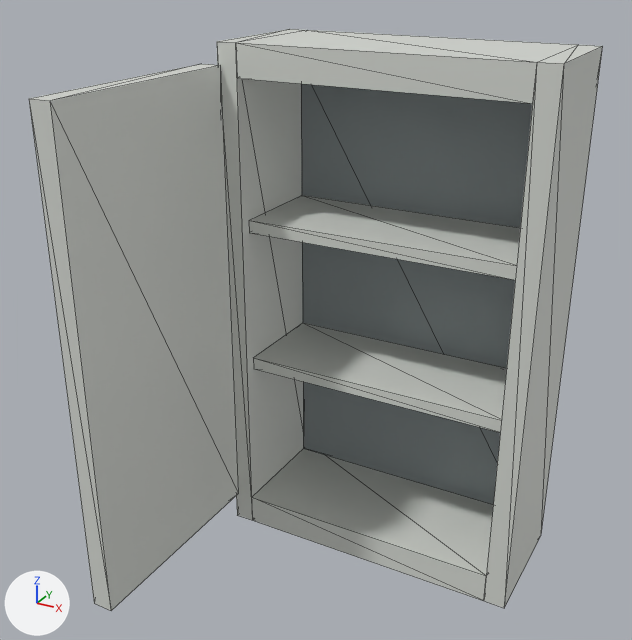
A saved change to the glTF model s2/models/props_common/fridge_open.glb.
Both versions are drawn from a camera (50 mm lens) standing at (0.974, -1.854, 1.754) and looking at (-0.05, 0.009, 0.822). The lights are fixed; the arrows at lower left show +X, +Y and +Z. The picture after the commit comes second. Mesh edges are drawn as thin lines. Vertices at exactly the same position are counted once.

Before the edit, the objects in view are built like this:
```python
me_fridge_open = bpy.data.meshes.new('fridge_open')
me_fridge_open.from_pydata(...)  # 60 vertices, 108 faces; spans x -0.5..0.5, y -0.5..0.5, z 0.0..1.5
me_fridge_open.materials.append(mat_defaultmaterial)
ob_fridge_open = bpy.data.objects.new('fridge_open', me_fridge_open)
ob_fridge_open.location = (0.0, 0.0, 0.0)
```
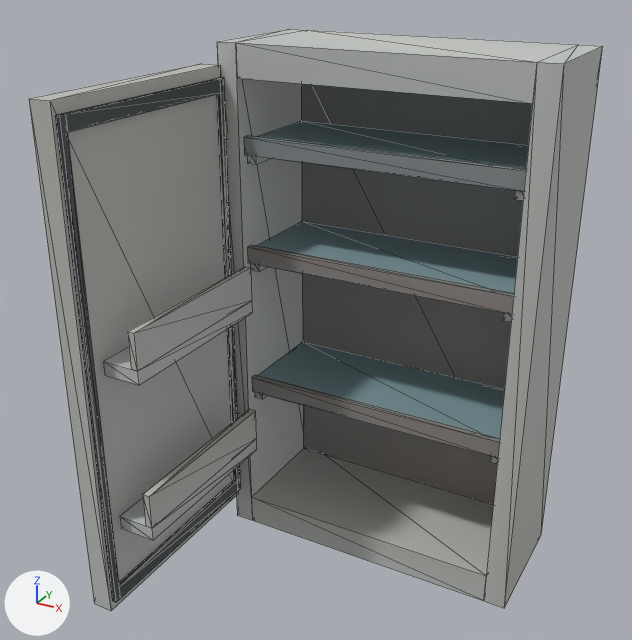
Where the change shows, as pixel boxes [x1, y1, x2, y2] in the pictures (632 x 640 px):
```json
{"part": 1, "of": "me_fridge_open", "change": "added", "after": [252, 375, 500, 458]}
{"part": 2, "of": "me_fridge_open", "change": "added", "after": [247, 245, 514, 314]}
{"part": 3, "of": "me_fridge_open", "change": "added", "after": [244, 135, 526, 191]}
{"part": 4, "of": "me_fridge_open", "change": "added", "after": [225, 100, 227, 140], "on screen": "mostly hidden"}
{"part": 5, "of": "me_fridge_open", "change": "added", "after": [55, 77, 241, 602]}
{"part": 6, "of": "me_fridge_open", "change": "added", "after": [254, 342, 505, 463]}
{"part": 7, "of": "me_fridge_open", "change": "added", "after": [250, 221, 517, 322]}
{"part": 8, "of": "me_fridge_open", "change": "added", "after": [247, 121, 528, 200]}
{"part": 9, "of": "me_fridge_open", "change": "added", "after": [120, 409, 257, 540]}
{"part": 10, "of": "me_fridge_open", "change": "added", "after": [103, 267, 253, 385]}
{"part": 11, "of": "me_fridge_open", "change": "deleted", "before": [249, 195, 520, 280]}
{"part": 12, "of": "me_fridge_open", "change": "deleted", "before": [253, 323, 507, 432]}
{"part": 13, "of": "me_fridge_open", "change": "recoloured", "before": [29, 29, 603, 611], "after": [29, 29, 603, 611], "on screen": "light grey to grey"}
```

The change, as JSON lines over the scene's bpy script:
```json
{"block": "me_fridge_open", "where": "# used by ob_fridge_open; location = (0.0, 0.0, 0.0)"}
{"op": "remove", "block": "me_fridge_open", "code": "me_fridge_open.from_pydata(...)  # 60 vertices, 108 faces; spans x -0.5..0.5, y -0.5..0.5, z 0.0..1.5"}
{"op": "add", "block": "me_fridge_open", "code": "me_fridge_open.from_pydata(...)  # 210 vertices, 364 faces; spans x -0.5..0.5, y -0.5..0.5, z 0.0..1.5"}
{"block": "me_fridge_open", "change": "me_fridge_open part 1: a new loose piece, a box spanning x -0.348..0.439, y 0.143..0.162, z 0.468..0.517, in mat_defaultmaterial"}
{"block": "me_fridge_open", "change": "me_fridge_open part 2: a new loose piece, a box spanning x -0.348..0.439, y 0.143..0.162, z 0.888..0.938, in mat_defaultmaterial"}
{"block": "me_fridge_open", "change": "me_fridge_open part 3: a new loose piece, a box spanning x -0.348..0.439, y 0.143..0.162, z 1.203..1.252, in mat_defaultmaterial"}
{"block": "me_fridge_open", "change": "me_fridge_open part 4: a new loose piece, a 6-sided cylinder along z spanning x -0.431..-0.387, y 0.103..0.138, z 1.245..1.35, in mat_defaultmaterial"}
{"block": "me_fridge_open", "change": "me_fridge_open part 5: a new loose piece of 24 vertices spanning x -0.4..-0.38, y -0.49..0.11, z 0.12..1.41, in mat_defaultmaterial"}
{"block": "me_fridge_open", "change": "me_fridge_open part 6: a new loose piece of 22 vertices spanning x -0.35..0.44, y 0.16..0.46, z 0.44..0.51, in mat_defaultmaterial"}
{"block": "me_fridge_open", "change": "me_fridge_open part 7: a new loose piece of 22 vertices spanning x -0.35..0.44, y 0.16..0.46, z 0.86..0.93, in mat_defaultmaterial"}
{"block": "me_fridge_open", "change": "me_fridge_open part 8: a new loose piece of 22 vertices spanning x -0.35..0.44, y 0.16..0.46, z 1.18..1.24, in mat_defaultmaterial"}
{"block": "me_fridge_open", "change": "me_fridge_open part 9: a new loose piece of 14 vertices spanning x -0.38..-0.28, y -0.44..0.05, z 0.33..0.47, in mat_defaultmaterial"}
{"block": "me_fridge_open", "change": "me_fridge_open part 10: a new loose piece of 14 vertices spanning x -0.38..-0.28, y -0.44..0.05, z 0.78..0.92, in mat_defaultmaterial"}
{"block": "me_fridge_open", "change": "me_fridge_open part 11: the loose piece of 8 vertices spanning x -0.35..0.44, y 0.16..0.46, z 0.97..1.01 is deleted"}
{"block": "me_fridge_open", "change": "me_fridge_open part 12"}
{"block": "me_fridge_open", "change": "8 vertices are removed from x -0.35..0.44, y 0.16..0.46, z 0.54..0.58"}
{"block": "me_fridge_open", "change": "12 faces are deleted"}
{"block": "me_fridge_open", "change": "me_fridge_open part 13: 84 kept faces spanning x -0.5..0.5, y -0.5..0.5, z 0.0..1.5 get new vertex colours; the middle colour goes from light grey #d7dad4 to grey #babcb7"}
{"block": "me_fridge_open", "change": "other edits to the shape of me_fridge_open do not show in these pictures"}
```
